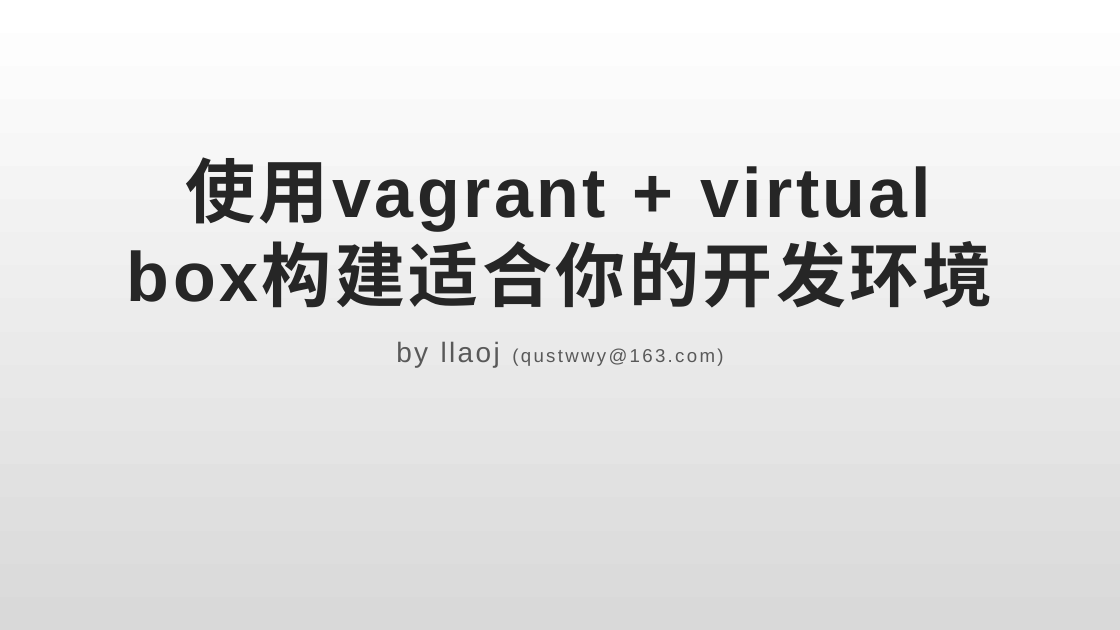
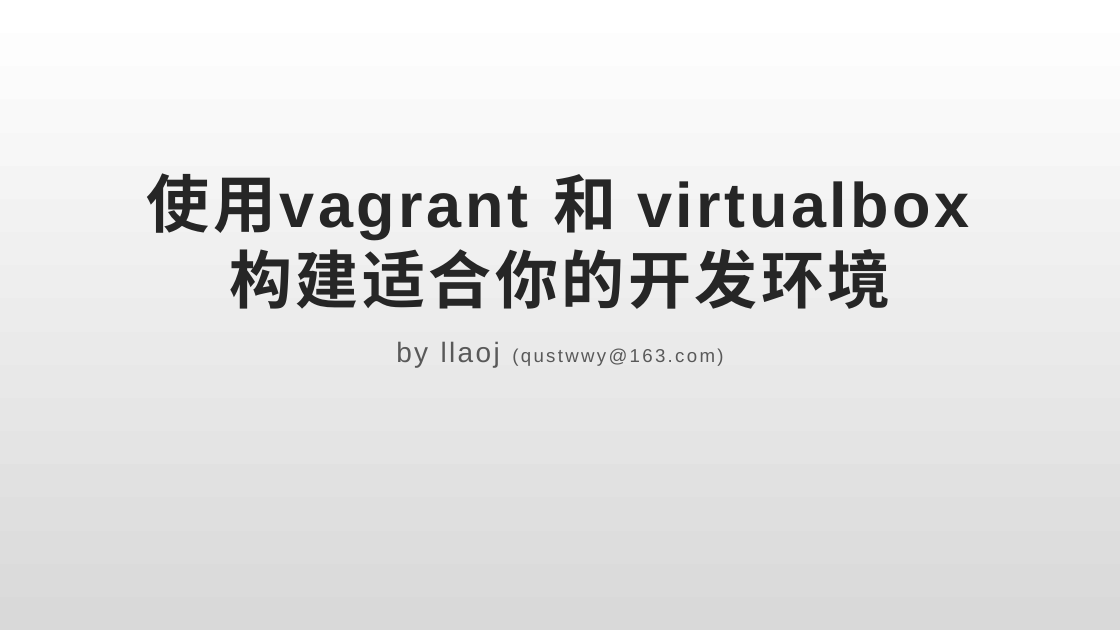
Before and after one commit to llaoj/my-share, a slide deck: slide 1 of vagrant-for-dev/index.pptx. Drawn at 1120x630 pixels with LibreOffice and Linux fonts; fonts in the diff are those of the drawing. Boxes give left, top, right and bottom in pixels: in the first picture for what was removed or moved away, otherwise in the second. Text is boxed around its words. In the diff, an @@ line names an element or a change of style, - is before the commit and + after.

```diff
--- a/vagrant-for-dev/index.pptx
+++ b/vagrant-for-dev/index.pptx
@@ title at box(147, 173, 616, 241): text changed; size 60 to 54 pt @@
-使用vagrant + virtual box构建适合你的开发环境
+使用vagrant 和 virtualbox构建适合你的开发环境
```
Also in this commit, not shown: 4 other slides changed.
